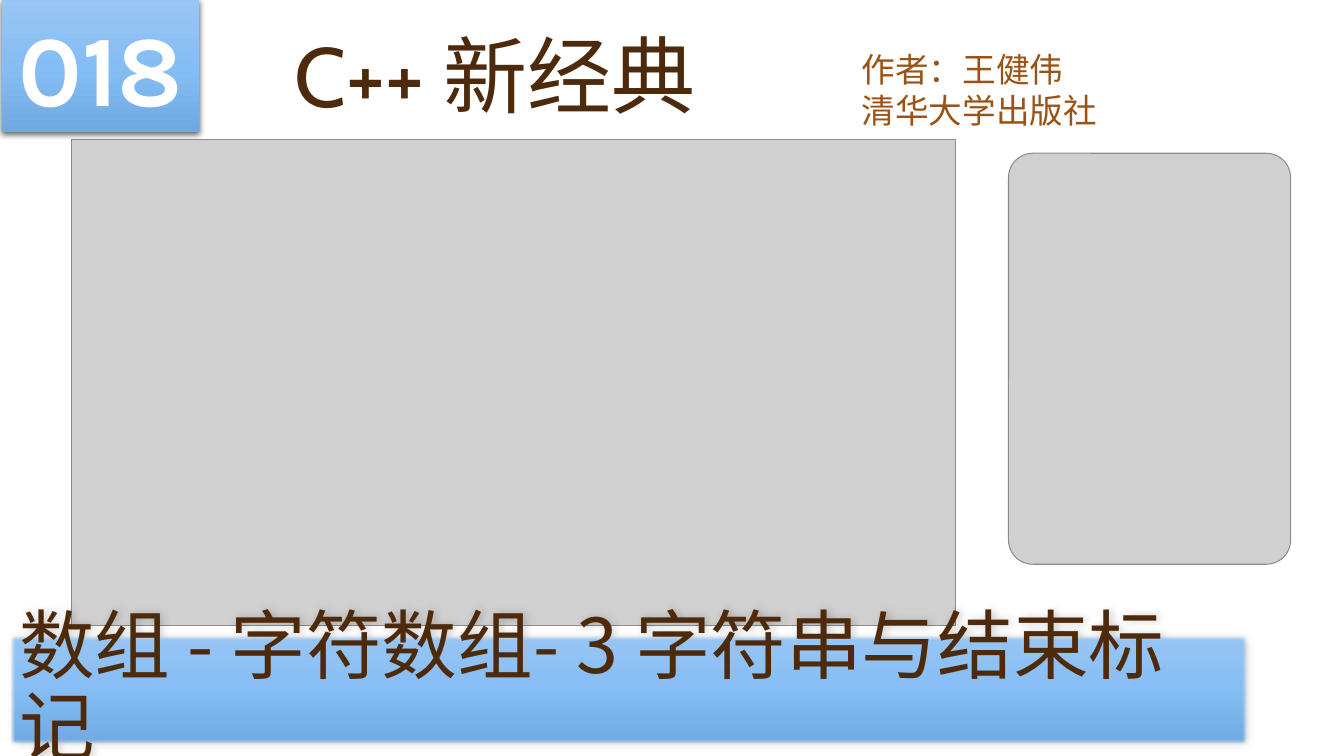
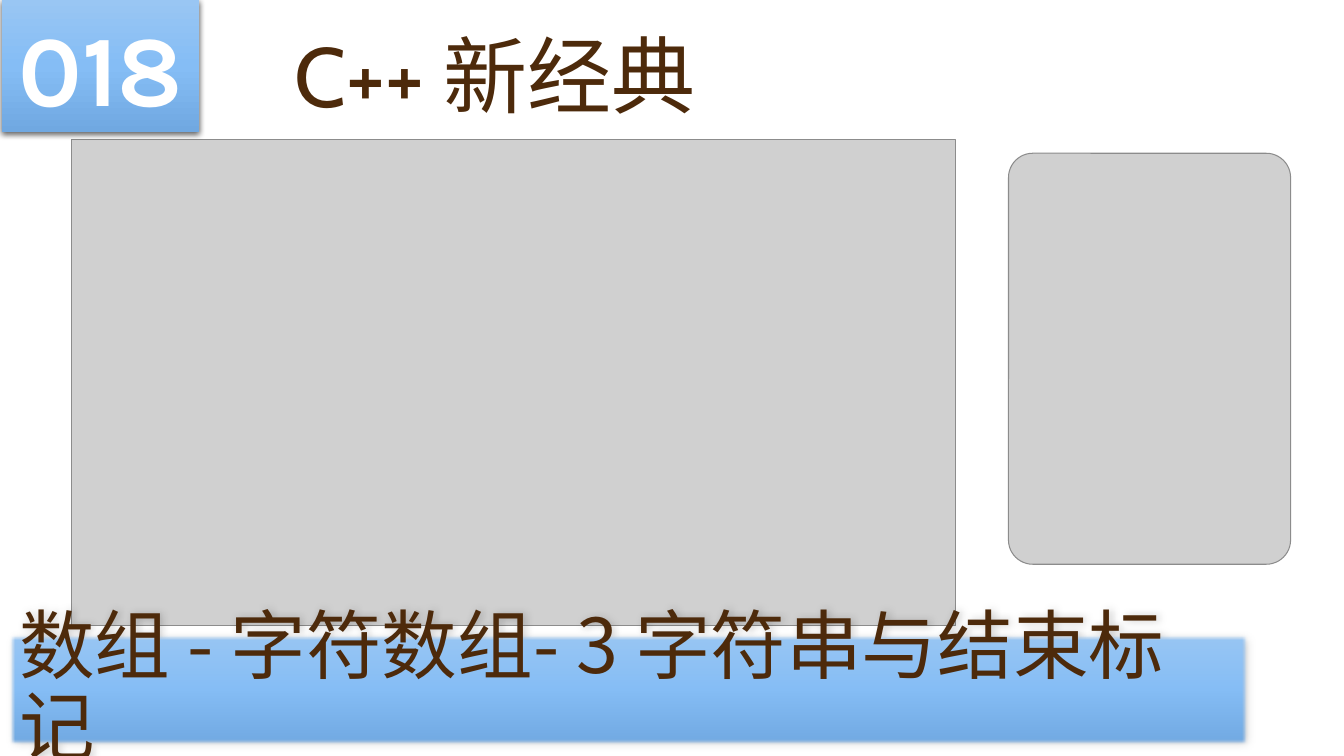
Before and after one commit to yasenstar/learn_cpp, a slide deck: slide 18 of cpp_new/C++ 新经典.pptx. Drawn at 1344x756 pixels with LibreOffice and Linux fonts; fonts in the diff are those of the drawing; grey boxes stand for pictures; background and template pictures are left out. Boxes give left, top, right and bottom in pixels: in the first picture for what was removed or moved away, otherwise in the second. Text is boxed around its words. In the diff, an @@ line names an element or a change of style, - is before the commit and + after.

```diff
--- a/cpp_new/C++ 新经典.pptx
+++ b/cpp_new/C++ 新经典.pptx
@@ subtitle removed at [862, 53, 1097, 126] @@
-作者：王健伟
-清华大学出版社
```
Also in this commit, not shown: 2 other slides changed, 3 slides added, 1 other file.
